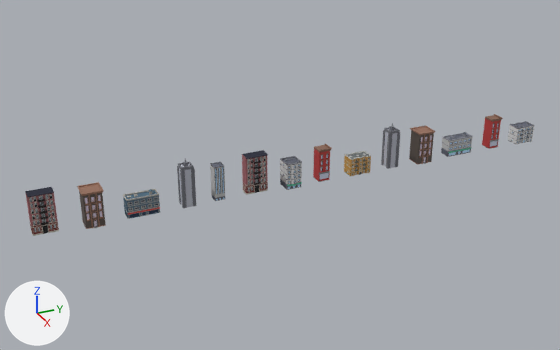
The glTF model subway-surfers-3d/models/sidewalk/SIDEWALK_LEFT_NEW.glb: old version first, new version second.
Both versions are drawn from a 50 mm camera at (87.3, -38.4, 38.4) aimed at (12.7, -4.9, 1.1). Every picture has the same lights, and +X, +Y and +Z are marked at lower left. The picture after the commit comes second. Where no turn or scale is listed for an object, it has been applied to the vertices.

Names of what the first picture shows: 'Apartment_mesh', 'Apartment_mesh.001', 'BrownBuilding', 'BrownBuilding.001', 'BuildingCornerRed', 'BuildingCornerRed.001', 'large_buildingA', 'large_buildingA.001', 'large_buildingE', 'large_buildingF', 'large_buildingF.001', 'low_buildingD', 'low_buildingD.001', 'skyscraperF'.
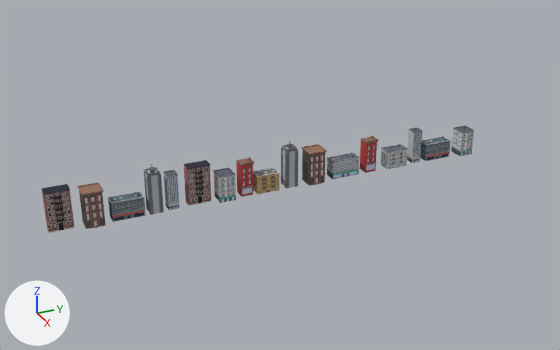
What differs and where, as boxes [x1, y1, x2, y2] in the pictures (560 x 350 px):
'Apartment_mesh', moved: before [242, 150, 268, 195]; after [184, 160, 211, 206]
'Apartment_mesh.001', moved: before [25, 187, 59, 236]; after [41, 184, 74, 233]
'BrownBuilding', moved: before [409, 125, 436, 164]; after [301, 144, 327, 186]
'low_buildingD.001', moved: before [177, 158, 196, 208]; after [144, 164, 164, 215]
'low_buildingD', moved: before [381, 123, 400, 169]; after [281, 141, 298, 188]
'large_buildingE', moved: before [280, 156, 302, 190]; after [213, 168, 236, 203]
'large_buildingF', moved: before [441, 132, 473, 157]; after [327, 153, 359, 179]
'large_buildingF.001', moved: before [123, 189, 160, 219]; after [108, 191, 146, 222]
'large_buildingA', moved: before [344, 151, 371, 177]; after [253, 167, 280, 195]
'BuildingCornerRed', moved: before [313, 144, 332, 182]; after [236, 157, 254, 197]
'BuildingCornerRed.001', moved: before [482, 114, 503, 149]; after [359, 136, 379, 173]
'large_buildingA.001', moved: before [508, 121, 534, 144]; after [381, 144, 408, 169]
'skyscraperF', moved: before [210, 162, 225, 201]; after [407, 127, 422, 163]
'large_buildingF.002', added: after [420, 136, 451, 161]
'large_buildingE.001', added: after [451, 125, 475, 156]
'skyscraperF.001', added: after [163, 170, 180, 210]

The change, as a list of edits to the scene's bpy script:
```text
Change ob_skyscraperf:
    ob_skyscraperf.location: (13.31, -12.67, 0.0) -> (13.31, 13.0, 0.0)
Change ob_buildingcornerred_001:
    ob_buildingcornerred_001.location: (13.4, 24.63, 1.78) -> (13.4, 6.42, 1.78)
Change ob_buildingcornerred:
    ob_buildingcornerred.location: (13.4, 0.17, 1.78) -> (13.4, -9.5, 1.78)
Change ob_brownbuilding:
    ob_brownbuilding.location: (13.63, 13.82, 1.0) -> (13.63, -1.0, 1.0)
Change ob_low_buildingd_001:
    ob_low_buildingd_001.location: (13.43, -16.31, 0.0) -> (13.43, -20.0, 0.0)
Change ob_low_buildingd:
    ob_low_buildingd.location: (13.43, 9.51, 0.0) -> (13.43, -4.0, 0.0)
Change ob_large_buildingf_001:
    ob_large_buildingf_001.location: (13.43, -21.4, 0.0) -> (13.43, -23.0, 0.0)
Change ob_large_buildingf:
    ob_large_buildingf.location: (13.43, 19.32, 0.0) -> (13.43, 3.0, 0.0)
Change ob_large_buildinge:
    ob_large_buildinge.location: (13.64, -3.92, 0.0) -> (13.64, -12.0, 0.0)
Change ob_large_buildinga_001:
    ob_large_buildinga_001.location: (13.52, 29.42, 0.0) -> (13.52, 10.0, 0.0)
Change ob_large_buildinga:
    ob_large_buildinga.location: (13.52, 4.9, 0.0) -> (13.52, -7.0, 0.0)
Change ob_apartment_mesh_001:
    ob_apartment_mesh_001.location: (13.41, -31.59, 0.0) -> (13.41, -30.0, 0.0)
Change ob_apartment_mesh:
    ob_apartment_mesh.location: (13.41, -8.21, 0.0) -> (13.41, -15.0, 0.0)
Add ob_large_buildinge_001:
    ob_large_buildinge_001 = bpy.data.objects.new('large_buildingE.001', me_large_buildinge_1_001)  # 806 vertices, 1608 faces; spans x -0.95..1.1, y -0.95..0.95, z 0.0..3.19; in mat_defaultmat_010 (light grey #cfcfcf), mat_border_010 (grey #72747b), mat_window_008 (blue #bde3ff), mat_door_008 (dark grey #5a5e6b), mat_roof_004 (green #53ba99)
    ob_large_buildinge_001.location = (13.64, 20.0, 0.0)
Add ob_large_buildingf_002:
    ob_large_buildingf_002 = bpy.data.objects.new('large_buildingF.002', me_large_buildingf_1_002)  # 696 vertices, 1388 faces; spans x -0.74..0.75, y -1.79..1.79, z 0.0..2.64; in mat_border_009 (grey #ada9a2), mat_defaultmat_009 (dark blue #4d697c), mat_door_007 (dark blue #4d697c), mat_window_007 (dark blue #293952), mat_roof_003 (red #d4514b)
    ob_large_buildingf_002.location = (13.43, 16.0, 0.0)
Add ob_skyscraperf_001:
    ob_skyscraperf_001 = bpy.data.objects.new('skyscraperF.001', me_skyscraperf_1_001)  # 230 vertices, 456 faces; spans x -0.62..0.62, y -0.62..0.62, z 0.0..4.08; in mat_border_008 (grey #67696f), mat_window_006 (blue #bde3ff), mat_defaultmat_008 (light grey #bfbfbf), mat_door_006 (grey #616573)
    ob_skyscraperf_001.location = (13.31, -18.0, 0.0)
```
